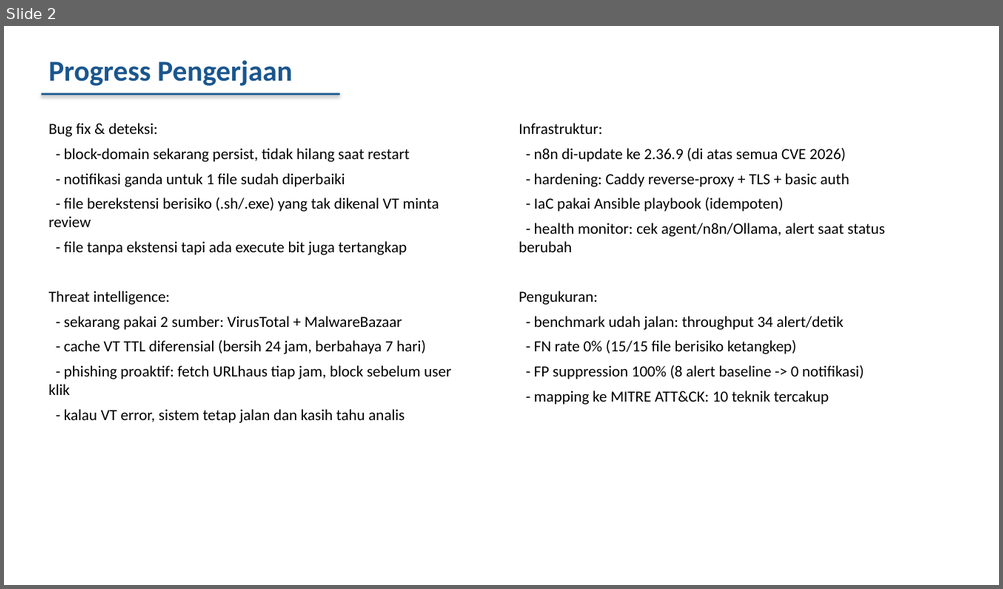
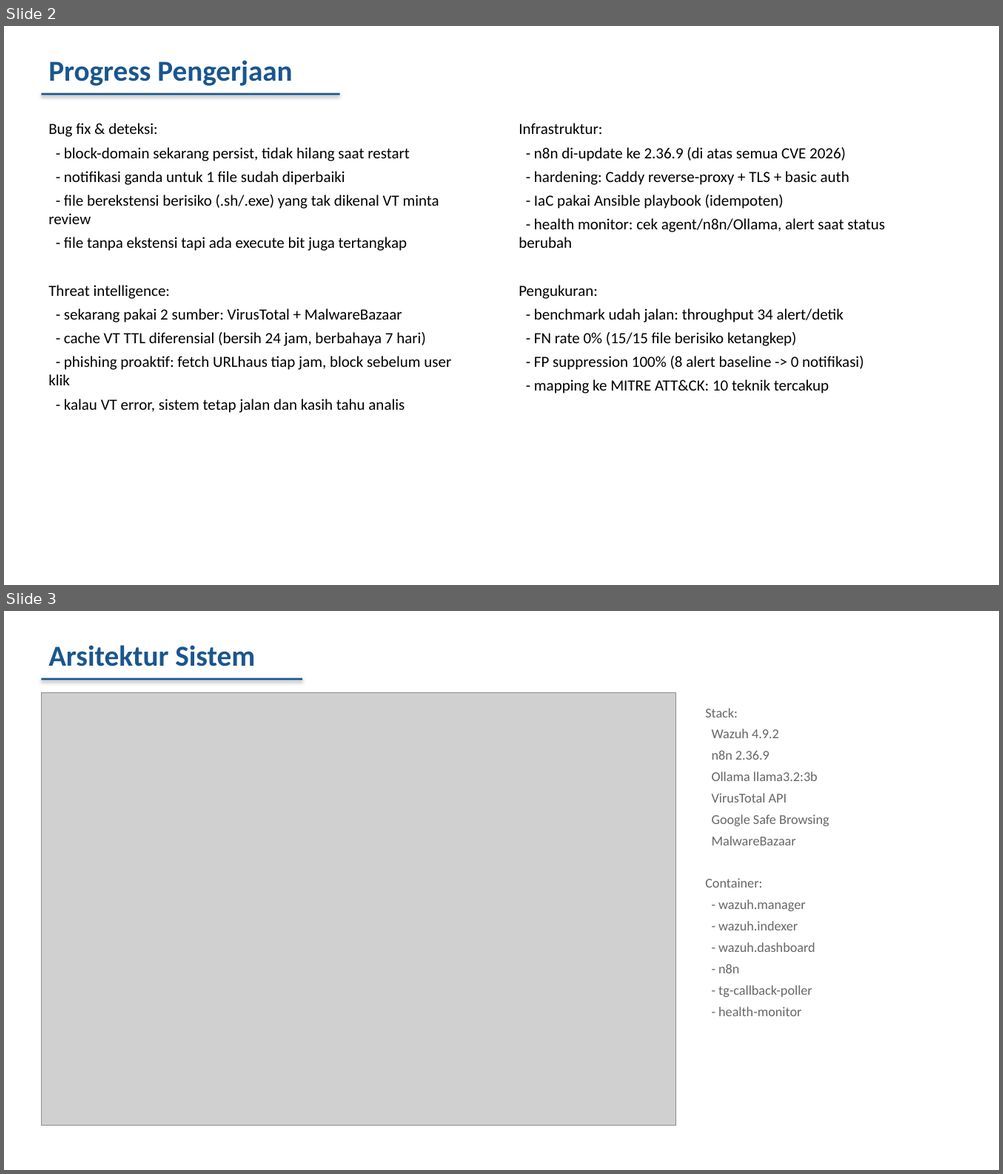
Before and after one commit to ravi-arnan/soar-project, a slide deck: docs/BIMBINGAN-TA-SOAR.pptx. Shown one above the other, each under a label of ours: slide 2 before the commit, slides 2 and 3 after it. The pictures are 1003x589 and 1003x1174 pixels, drawn with LibreOffice and Linux fonts; fonts in the diff are those of the drawing; grey boxes stand for pictures. Boxes give left, top, right and bottom in pixels: in the first picture for what was removed or moved away, otherwise in the second. Text is boxed around its words. In the diff, an @@ line names an element or a change of style, - is before the commit and + after.

Commit message:
docs: PPT v4 — tambah diagram arsitektur + split alur keputusan
- Slide 3: diagram arsitektur soar-architecture.png + keterangan stack
- Slide 4: alur keputusan (flow diagram + tabel 5 jalur)
- Slide 5: hasil pengukuran
- Slide 6: kontribusi & kebaruan
- Slide 7: rencana ke depan
- Slide 8: penutup
Total 8 slides

```diff
--- a/docs/BIMBINGAN-TA-SOAR.pptx
+++ b/docs/BIMBINGAN-TA-SOAR.pptx
@@ slide 3 added at [4,611,999,1170], background #FFFFFF @@
@@ text added at [48,645,255,667], 28 pt, text #1A568E, bold @@
+Arsitektur Sistem
@@ rectangle added at [41,678,302,681], fill #1A568E @@
@@ picture added at [41,693,675,1126] @@
@@ text added at [705,708,829,1017], 13 pt, text #666666 @@
+Stack:
+Wazuh 4.9.2
+n8n 2.36.9
+Ollama llama3.2:3b
+VirusTotal API
+Google Safe Browsing
+MalwareBazaar
+Container:
+- wazuh.manager
+- wazuh.indexer
+- wazuh.dashboard
+- n8n
+- tg-callback-poller
+- health-monitor
@@ slide 2 changed as well @@
@@ text "Bug fix & deteksi:" at [48,123,451,413]: less space between paragraphs @@
@@ text "Infrastruktur:" at [518,123,885,394]: less space between paragraphs @@
```
Also in this commit, not shown: 5 other slides changed, 1 other slide added, 1 slide removed, 1 other file.
